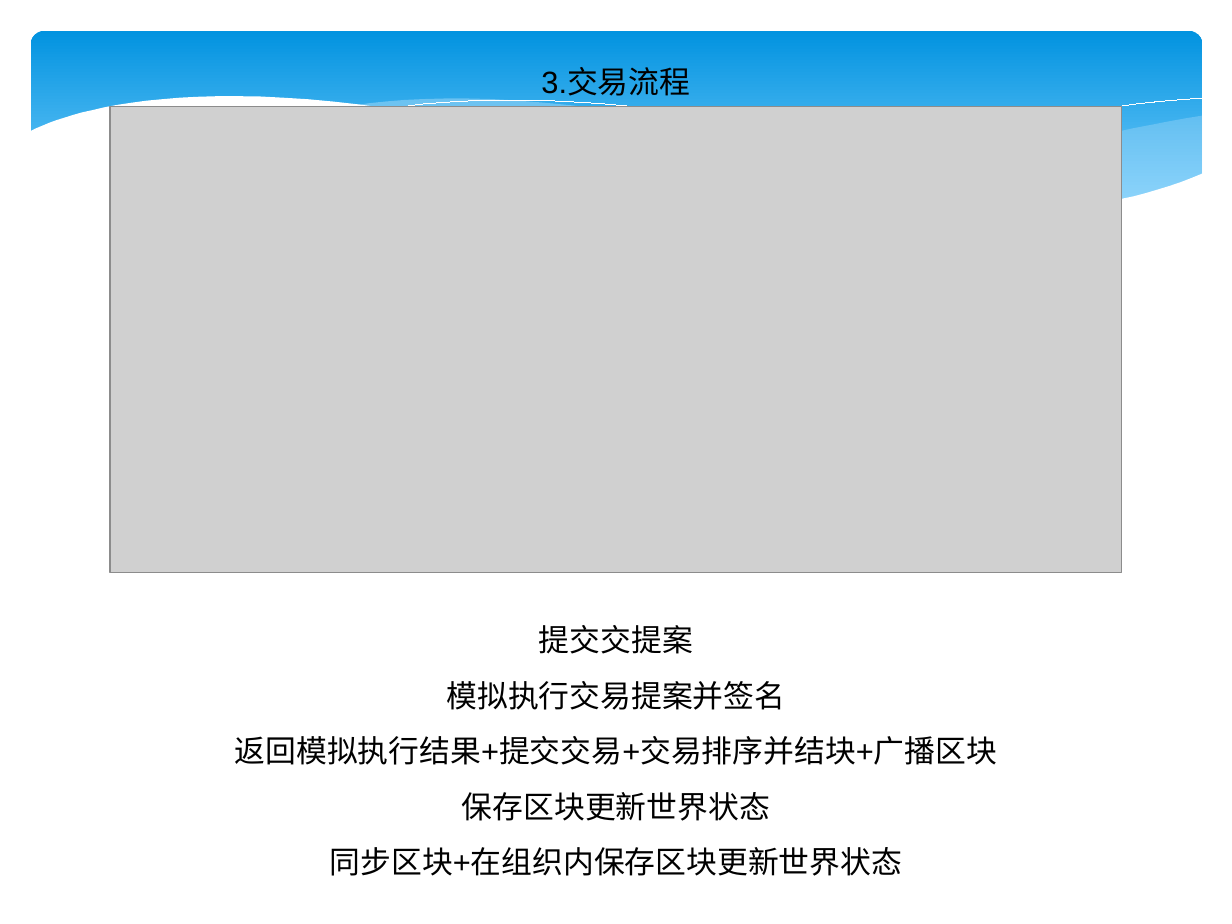
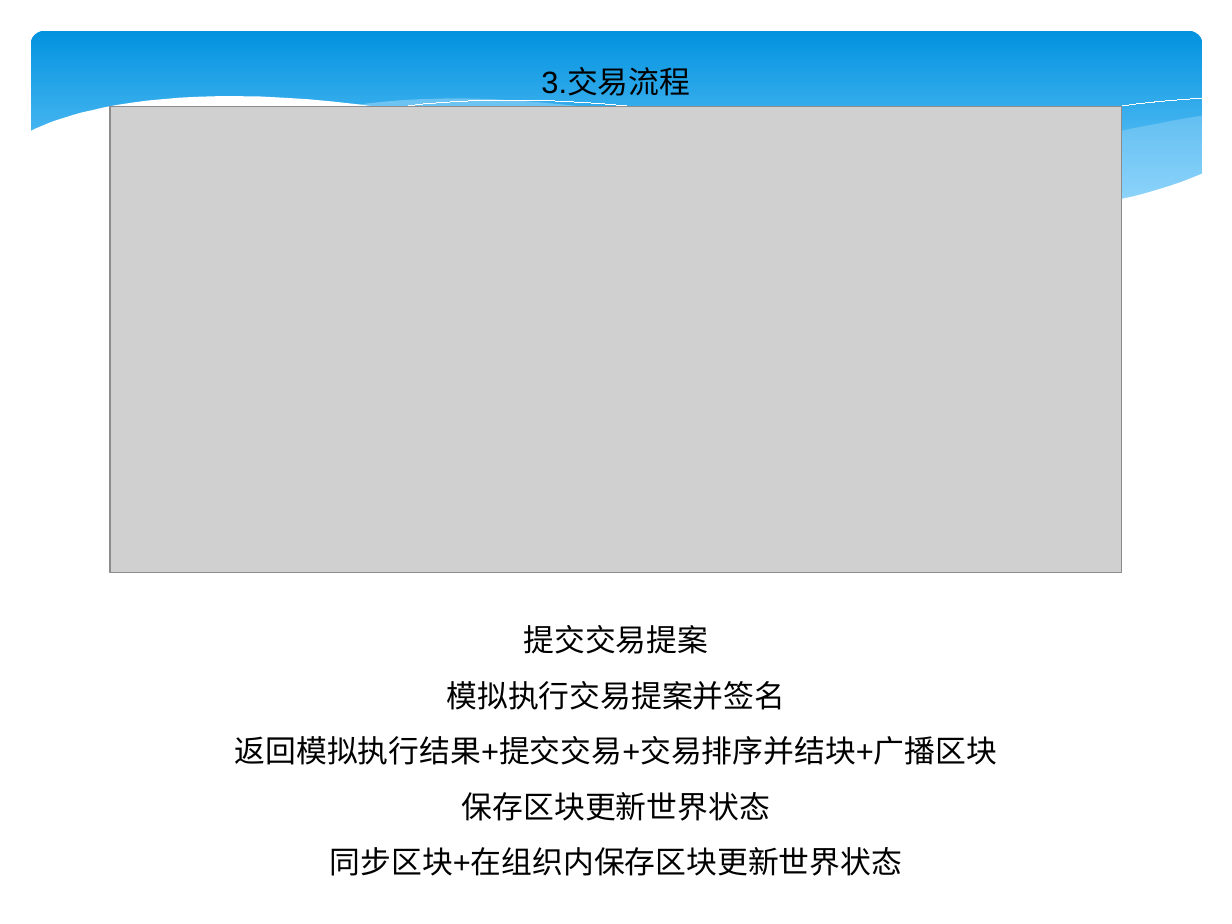
Before and after one commit to 382303784/hyperledger-fabric, a slide deck: slide 6 of fabric.ppt. Drawn at 1232x924 pixels with LibreOffice and Linux fonts; fonts in the diff are those of the drawing; grey boxes stand for pictures. Boxes give left, top, right and bottom in pixels: in the first picture for what was removed or moved away, otherwise in the second. Text is boxed around its words. In the diff, an @@ line names an element or a change of style, - is before the commit and + after.

Commit message:
update

```diff
--- a/fabric.ppt
+++ b/fabric.ppt
@@ text at bbox=[524, 625, 709, 654]: text changed @@
-提交交提案
+提交交易提案
```
Also in this commit, not shown: 23 other slides changed.
